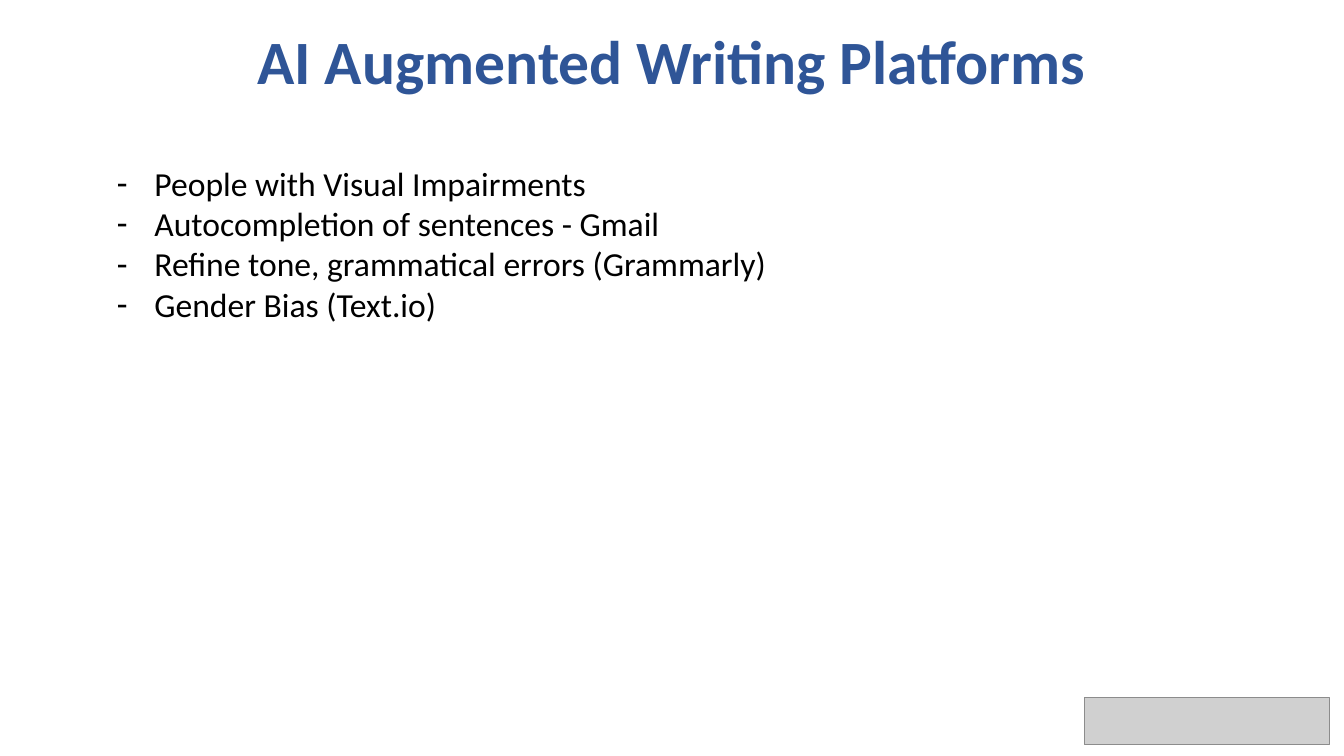
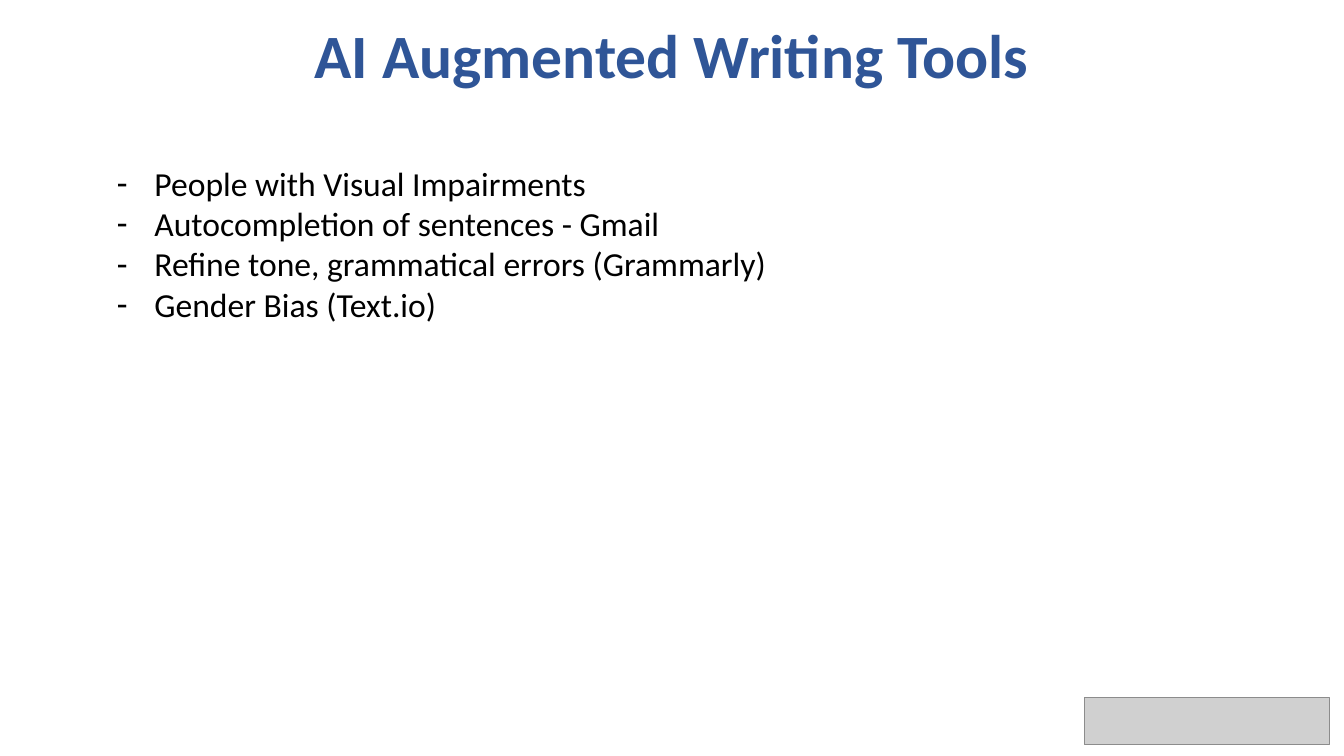
Before and after one commit to bhavyaghai/Fluent, a slide deck: slide 18 of presentation/presentation.pptx (slide 3 before the commit). Drawn at 1344x756 pixels with LibreOffice and Linux fonts; fonts in the diff are those of the drawing; grey boxes stand for pictures. Boxes give left, top, right and bottom in pixels: in the first picture for what was removed or moved away, otherwise in the second. Text is boxed around its words. In the diff, an @@ line names an element or a change of style, - is before the commit and + after.

```diff
--- a/presentation/presentation.pptx
+++ b/presentation/presentation.pptx
@@ text at (x1=315, y1=34, x2=1028, y2=89): text changed @@
-AI Augmented Writing Platforms
+AI Augmented Writing Tools
```
Also in this commit, not shown: 7 other slides changed, 7 slides added, 1 slide removed, 1 other file.
